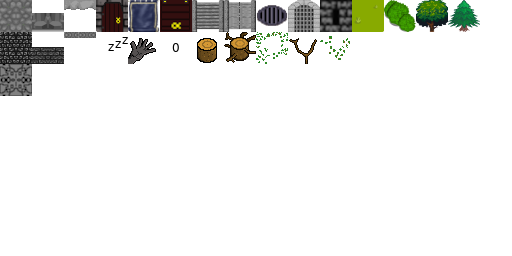
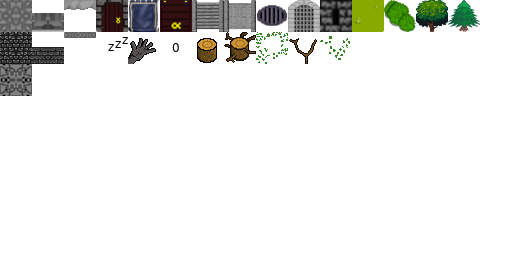
Comparing the layer stacks of the two 512px x 256px images. Changes:
painted on "sprites.png" over [left=229, top=0, right=251, bottom=29]
